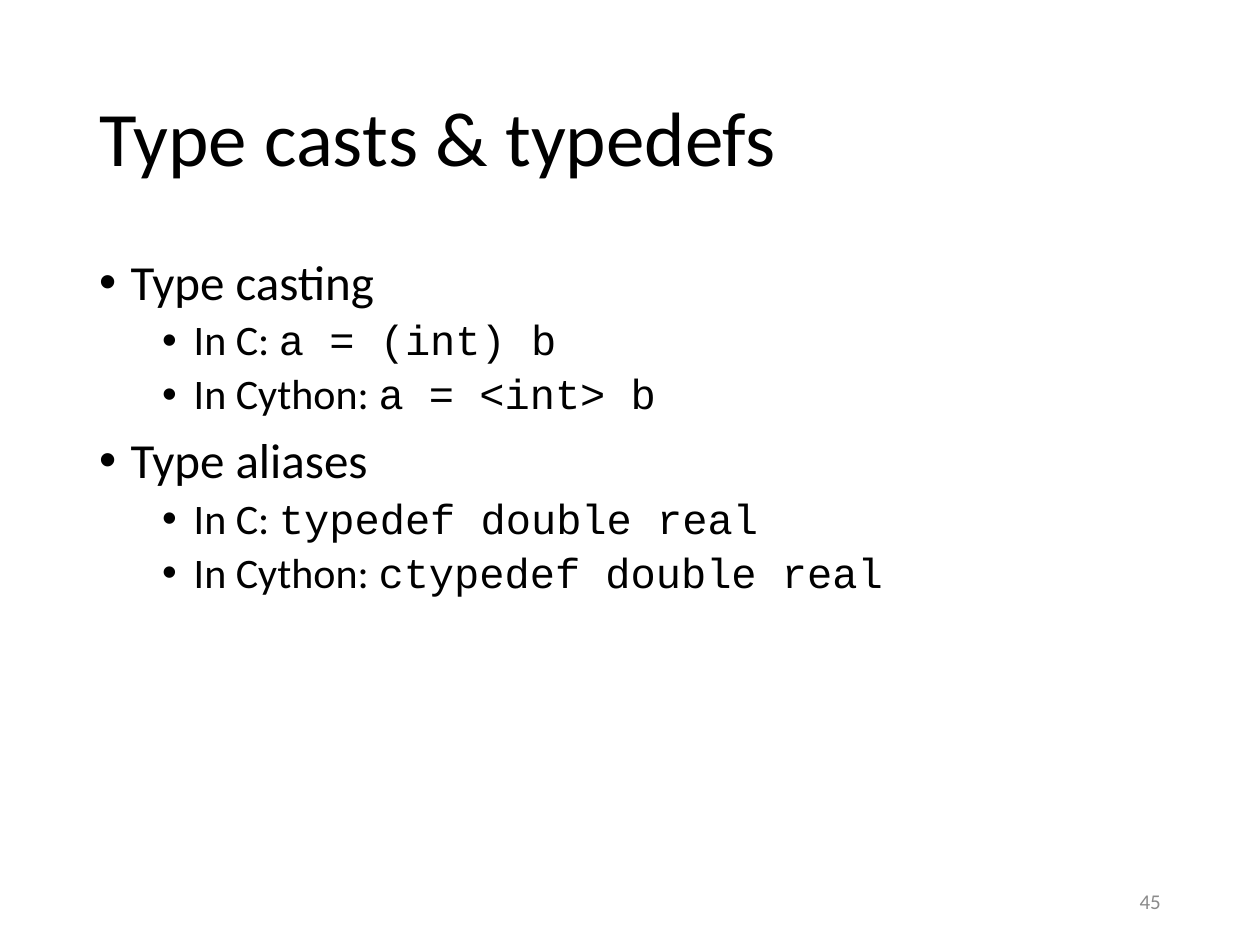
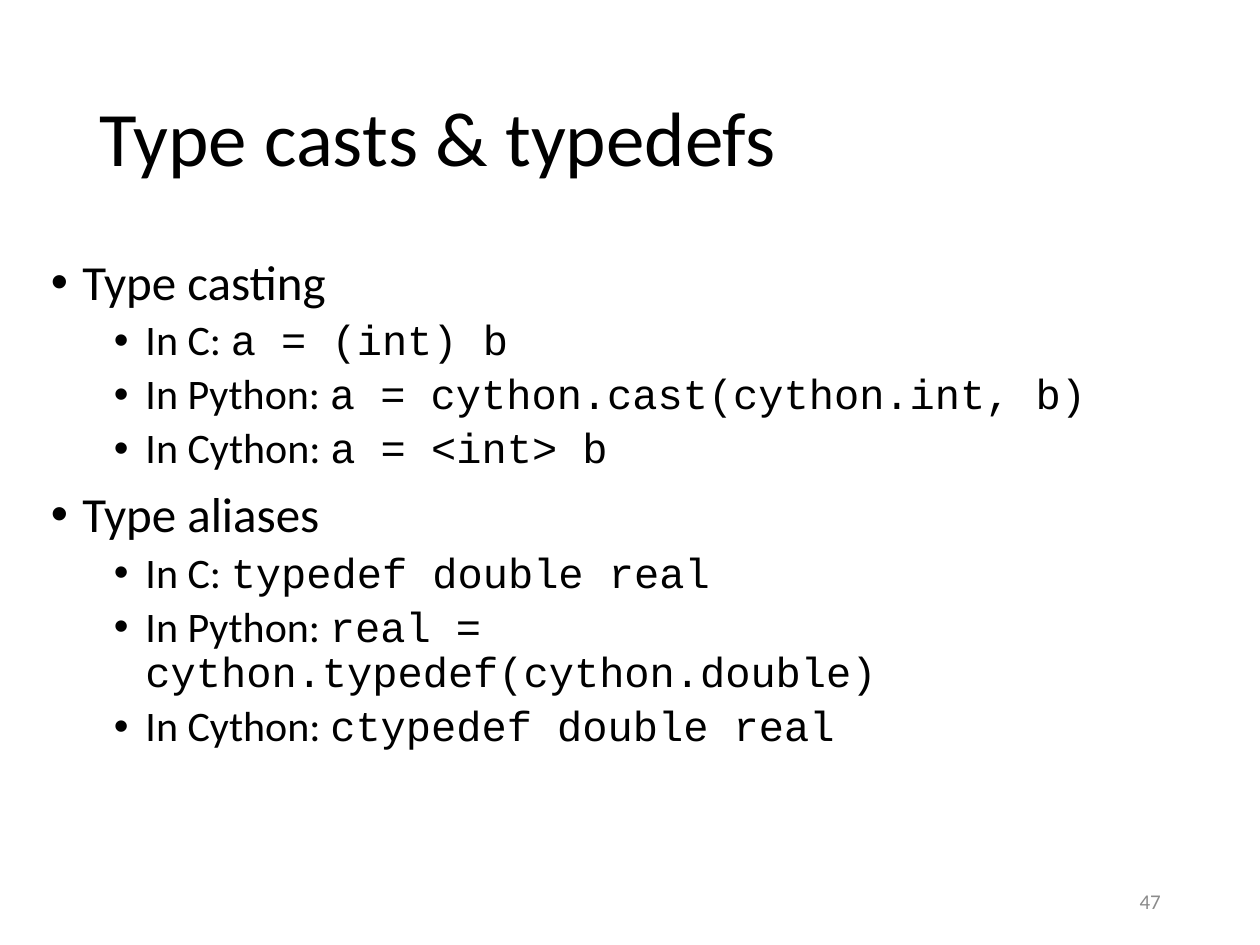
Before and after one commit to gjbex/Python-for-HPC, a slide deck: slide 47 of python_for_hpc.pptx (slide 45 before the commit). Drawn at 1260x945 pixels with LibreOffice and Linux fonts; fonts in the diff are those of the drawing. Boxes give left, top, right and bottom in pixels: in the first picture for what was removed or moved away, otherwise in the second. Text is boxed around its words. In the diff, an @@ line names an element or a change of style, - is before the commit and + after.

Commit message:
Update partially for Cython 3

```diff
--- a/python_for_hpc.pptx
+++ b/python_for_hpc.pptx
@@ text "Type casting": place and size @@
-text "Type casting" at [131, 266, 883, 597]
+text "Type casting" at [82, 266, 1086, 750]
@@ text at [145, 379, 1086, 418]: paragraph added @@
+  • In Python: a = cython.cast(cython.int, b)
@@ text at [145, 612, 876, 696]: paragraph added @@
+  • In Python: real = cython.typedef(cython.double)
@@ page number at [1140, 895, 1161, 909]: text changed @@
-45
+47
```
Also in this commit, not shown: 4 other slides changed, 2 slides added.
